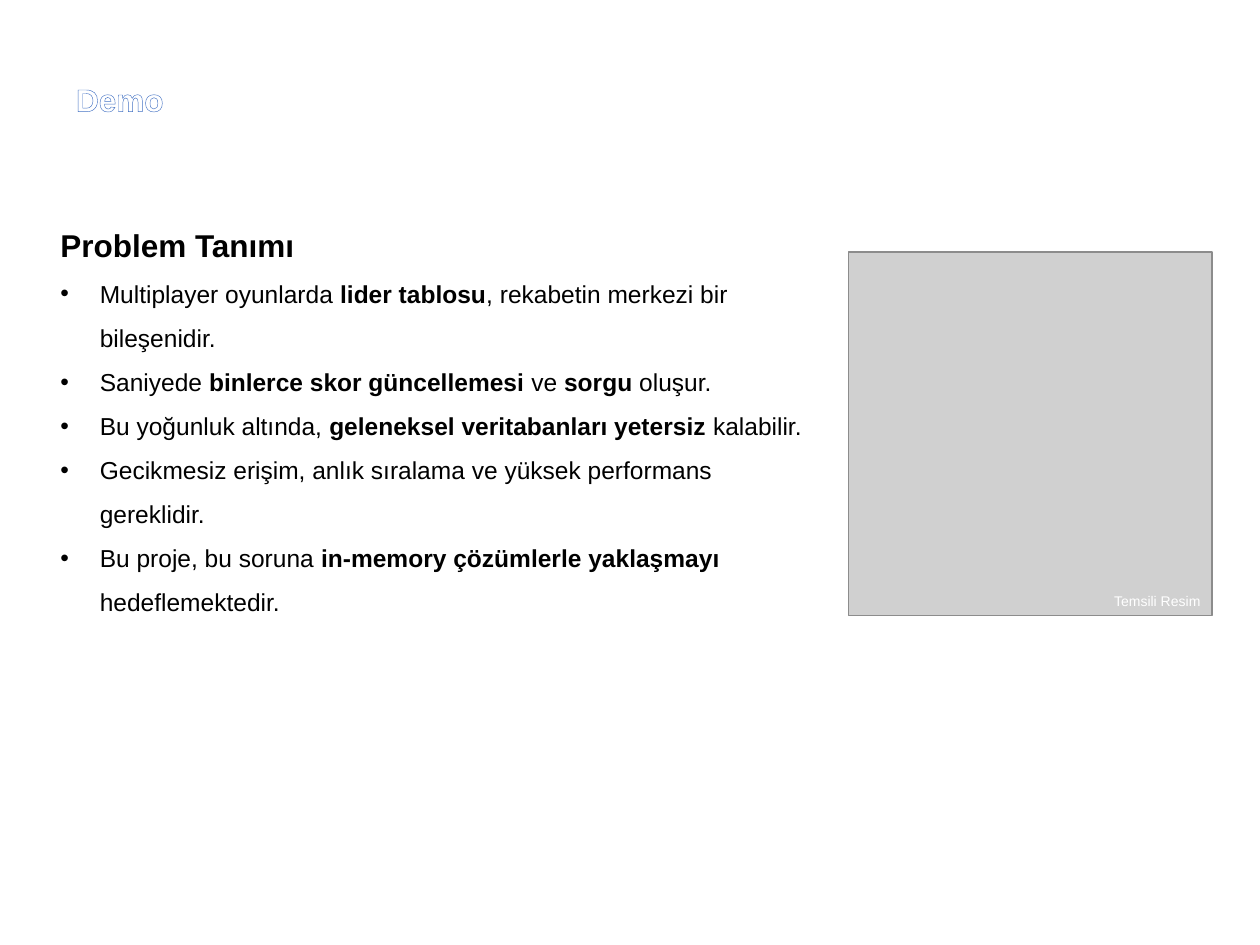
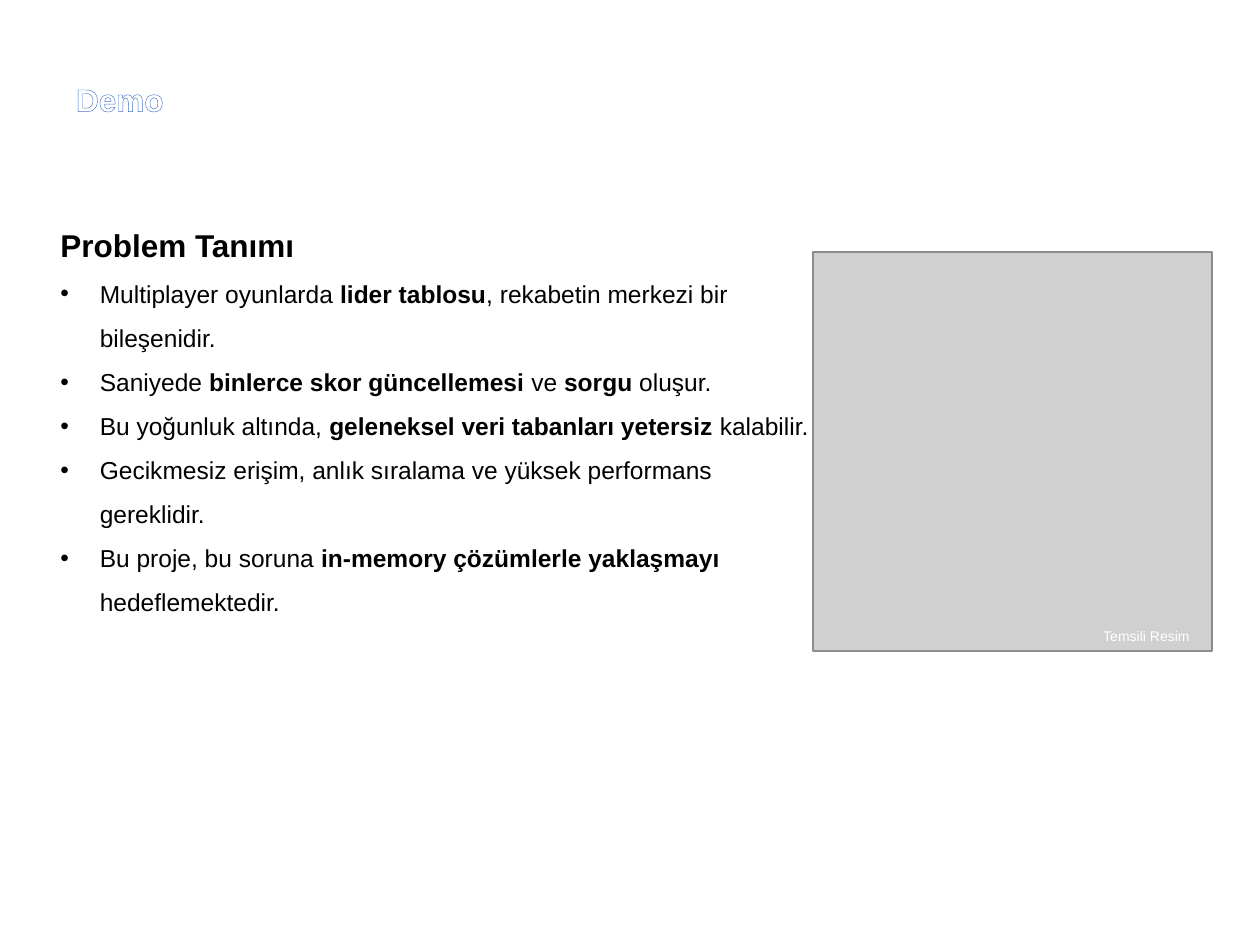
Before and after one commit to noxennn/LeaderboardREST, a slide deck: slide 20 of YusufEmreBayrakcıStajSunum.pptx. Drawn at 1260x945 pixels with LibreOffice and Linux fonts; fonts in the diff are those of the drawing; grey boxes stand for pictures; background and template pictures are left out. Boxes give left, top, right and bottom in pixels: in the first picture for what was removed or moved away, otherwise in the second. Text is boxed around its words. In the diff, an @@ line names an element or a change of style, - is before the commit and + after.

```diff
--- a/YusufEmreBayrakcıStajSunum.pptx
+++ b/YusufEmreBayrakcıStajSunum.pptx
@@ picture resized from (x1=848, y1=252, x2=1212, y2=616) to (x1=813, y1=252, x2=1212, y2=651) @@
@@ text at (x1=100, y1=417, x2=809, y2=440): spaces changed @@
-• Bu yoğunluk altında, geleneksel veritabanları yetersiz kalabilir.
+• Bu yoğunluk altında, geleneksel veri tabanları yetersiz kalabilir.
@@ text "Temsili Resim" moved from (x1=1114, y1=597, x2=1201, y2=606) to (x1=1103, y1=631, x2=1190, y2=641) @@
```
Also in this commit, not shown: 18 slides added, 2 slides removed, 2 other files.
